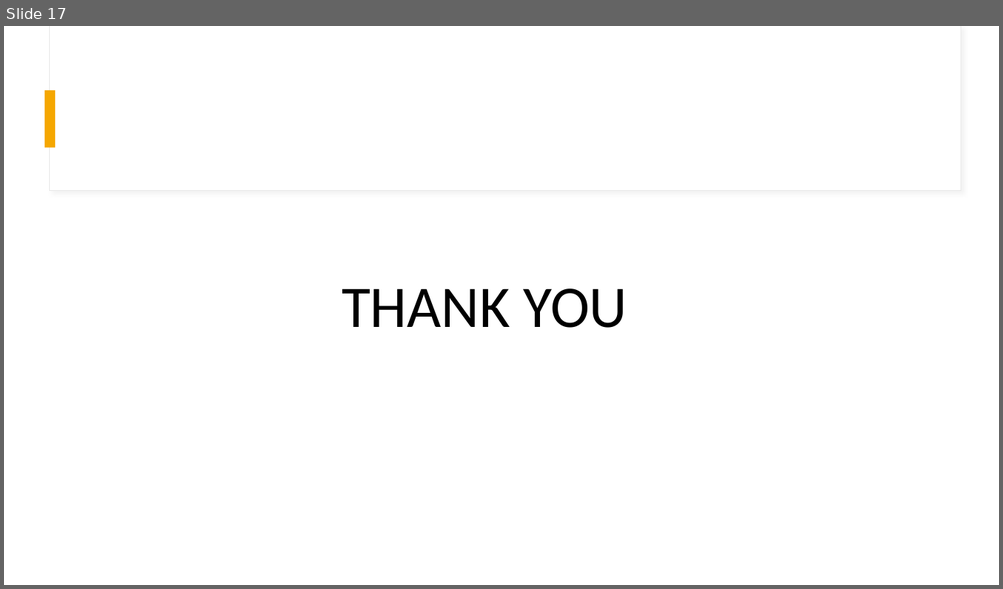
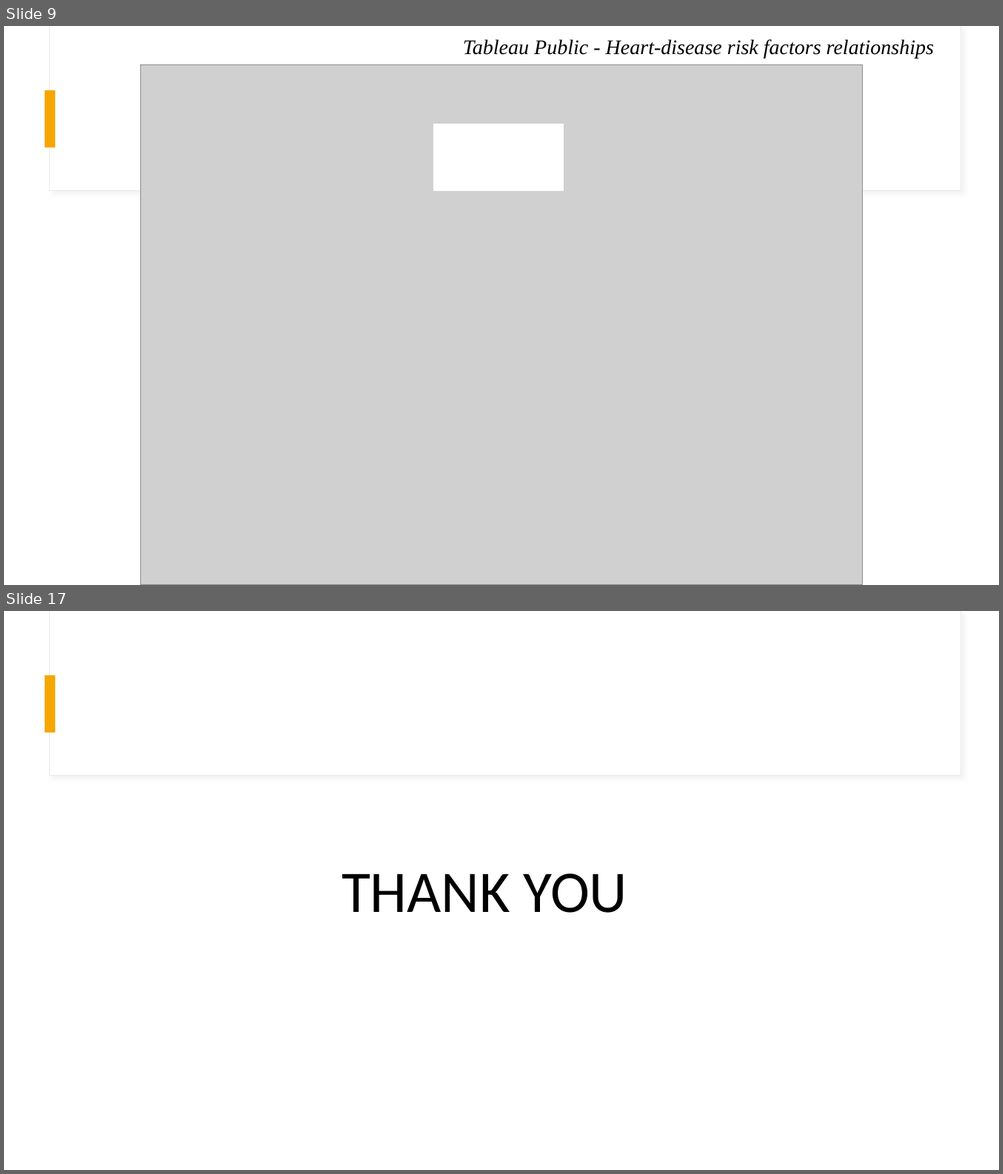
Before and after one commit to gustavo-cupertino/project-4-group-6, a slide deck: Project Presentation.pptx. Shown one above the other, each under a label of ours: slide 17 before the commit, slides 9 and 17 after it; the slides between them are not shown. The pictures are 1003x589 and 1003x1174 pixels, drawn with LibreOffice and Linux fonts; fonts in the diff are those of the drawing; grey boxes stand for pictures. Boxes give left, top, right and bottom in pixels: in the first picture for what was removed or moved away, otherwise in the second. Text is boxed around its words. In the diff, an @@ line names an element or a change of style, - is before the commit and + after.

```diff
--- a/Project Presentation.pptx
+++ b/Project Presentation.pptx
@@ slide 9 added at (4,26,999,585), background #FFFFFF; not listed: 3 template elements that a slide beside it also shows @@
@@ text added at (463,39,933,58), 20 pt, text #000000, italic @@
+Tableau Public - Heart-disease risk factors relationships
@@ picture added at (141,64,862,585) @@
@@ rectangle added at (433,124,563,191), fill #FFFFFF @@
```
Also in this commit, not shown: 13 slides changed, 1 other slide added, 2 slides removed.
